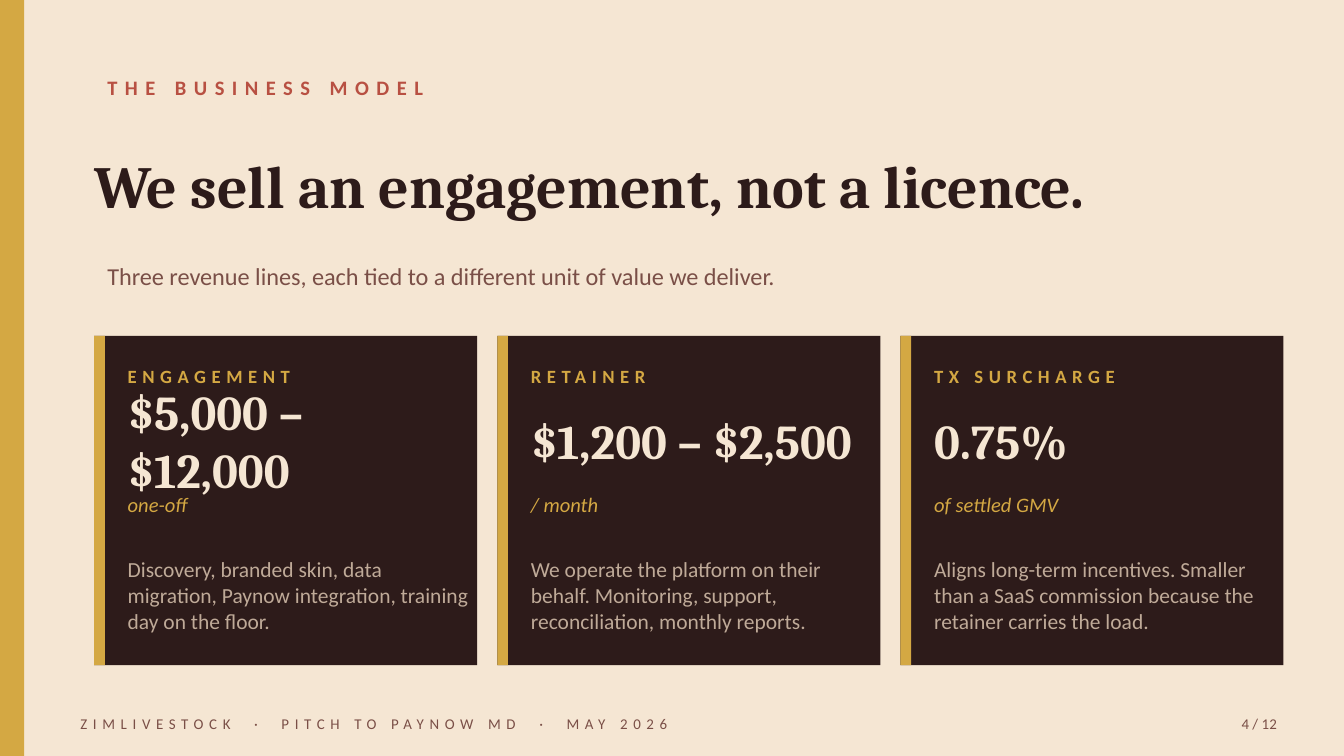
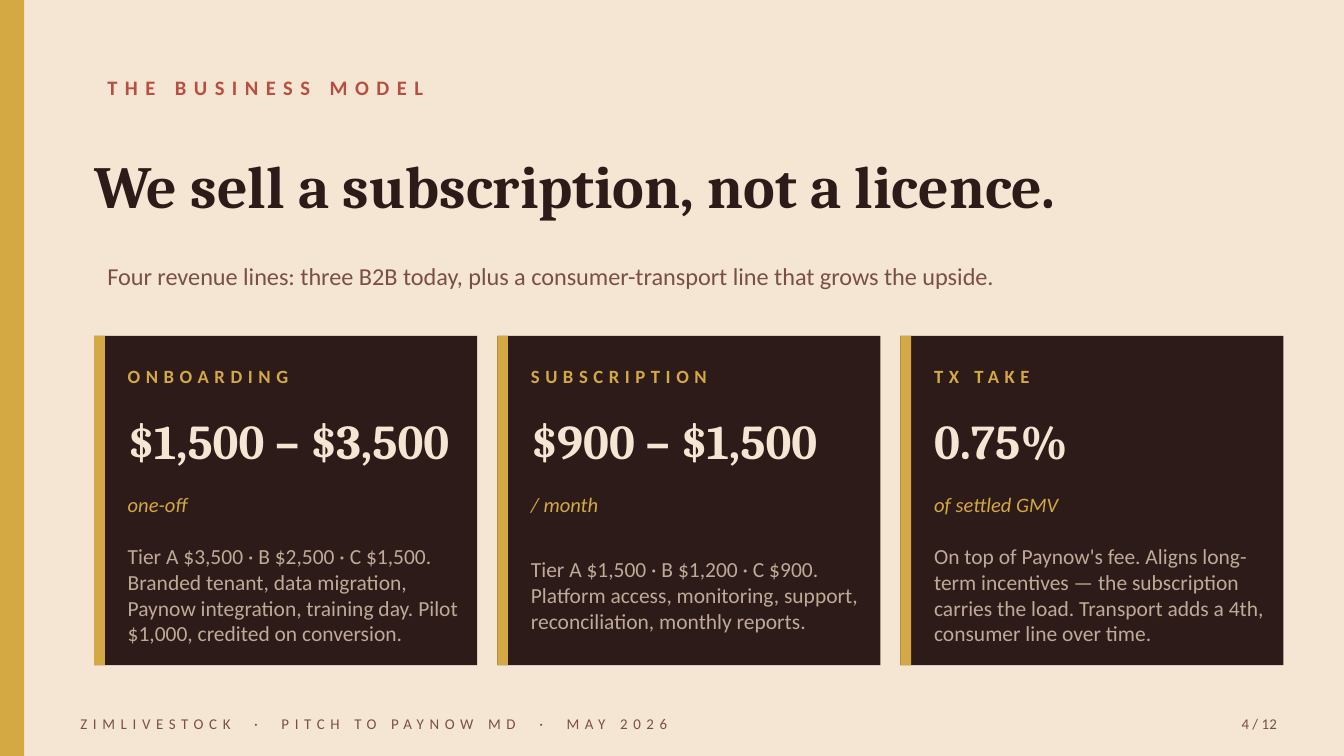
Before and after one commit to muudzo/livestockl, a slide deck: slide 4 of deliverables/business/zimlivestock-md-pitch.pptx. Drawn at 1344x756 pixels with LibreOffice and Linux fonts; fonts in the diff are those of the drawing. Boxes give left, top, right and bottom in pixels: in the first picture for what was removed or moved away, otherwise in the second. Text is boxed around its words. In the diff, an @@ line names an element or a change of style, - is before the commit and + after.

```diff
--- a/deliverables/business/zimlivestock-md-pitch.pptx
+++ b/deliverables/business/zimlivestock-md-pitch.pptx
@@ text at box(94, 166, 1056, 221): text changed @@
-We sell an engagement, not a licence.
+We sell a subscription, not a licence.
@@ text at box(107, 268, 993, 289): text changed @@
-Three revenue lines, each tied to a different unit of value we deliver.
+Four revenue lines: three B2B today, plus a consumer-transport line that grows the upside.
@@ text at box(128, 371, 288, 383): text changed @@
-ENGAGEMENT
+ONBOARDING
@@ text at box(531, 371, 707, 383): text changed @@
-RETAINER
+SUBSCRIPTION
@@ text at box(934, 371, 1114, 383): text changed @@
-TX SURCHARGE
+TX TAKE
@@ text at box(128, 423, 449, 466): text changed @@
-$5,000 – $12,000
+$1,500 – $3,500
@@ text at box(531, 423, 818, 466): text changed @@
-$1,200 – $2,500
+$900 – $1,500
@@ text at box(128, 549, 457, 644): text changed @@
-Discovery, branded skin, data migration, Paynow integration, training day on the floor.
+Tier A $3,500 · B $2,500 · C $1,500. Branded tenant, data migration, Paynow integration, training day. Pilot $1,000, credited on conversion.
@@ text at box(531, 562, 858, 633): text changed @@
-We operate the platform on their behalf. Monitoring, support, reconciliation, monthly reports.
+Tier A $1,500 · B $1,200 · C $900. Platform access, monitoring, support, reconciliation, monthly reports.
@@ text at box(934, 549, 1264, 641): text changed @@
-Aligns long-term incentives. Smaller than a SaaS commission because the retainer carries the load.
+On top of Paynow's fee. Aligns long-term incentives — the subscription carries the load. Transport adds a 4th, consumer line over time.
```
Also in this commit, not shown: 8 other slides changed, 1 slide added, 1 slide removed, 10 other files.
